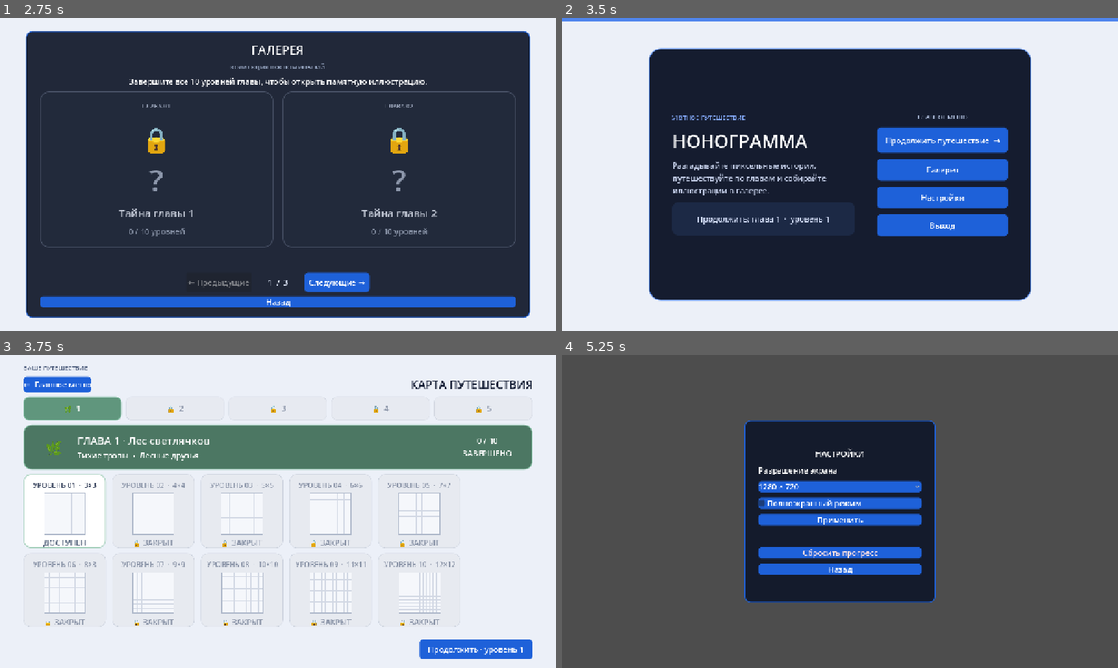
Above: before the commit, frames 1-4 (two rows, left to right).
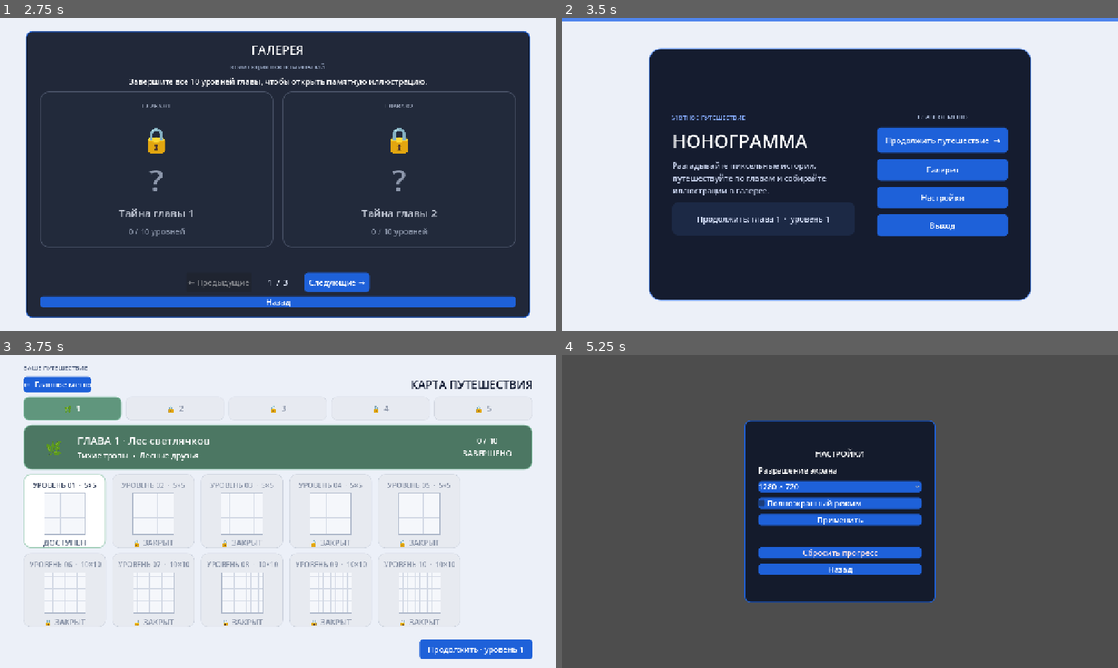
Above: after the commit, the same moments.

Repository: tunder-tunder/nonogramm
Game: Godot game, scene res://Main.tscn
Two runs of this game, one before a commit and one after it. Both use one fixed random seed, a clock stepped at 60 frames per second and the inputs below.
Inputs:
- Up to frame 1 (2.75 s): click "Галерея" at 0.5 s; click "Следующие →" at 1.25 s; click "← Предыдущие" at 2 s
- Up to frame 2 (3.5 s): click "Назад" at 2.75 s
- Up to frame 3 (3.75 s): click "Продолжить путешествие →" at 3.5 s
- Up to frame 4 (5.25 s): click "← Главное меню" at 4.25 s; click "Настройки" at 5 s

Frames 1-2 are identical in both runs. In frame 3, 2.1% of the frame differs, in the area x 5-82%, y 40-87%; in frame 4, nothing differs.

Commit message:
Fix clues, chapter banner, and grid grouping

Diff:
--- a/scenes/level.tscn
+++ b/scenes/level.tscn
@@ -12,6 +12,16 @@
 grow_vertical = 2
 theme = ExtResource("2_game_theme")
 script = ExtResource("1_level_view")
+
+[node name="Background" type="ColorRect" parent="."]
+layout_mode = 1
+anchors_preset = 15
+anchor_right = 1.0
+anchor_bottom = 1.0
+grow_horizontal = 2
+grow_vertical = 2
+mouse_filter = 2
+color = Color(1, 1, 1, 1)
 
 [node name="LevelLabel" type="Label" parent="."]
 layout_mode = 1
@@ -25,6 +35,7 @@
 grow_horizontal = 2
 text = "Уровень"
 horizontal_alignment = 1
+theme_override_colors/font_color = Color(0.149, 0.212, 0.302, 1)
 
 [node name="InfoBanner" type="Panel" parent="."]
 layout_mode = 1
@@ -128,10 +139,10 @@
 anchor_top = 0.5
 anchor_right = 0.5
 anchor_bottom = 0.5
-offset_left = -240.0
-offset_top = -130.0
-offset_right = 240.0
-offset_bottom = 130.0
+offset_left = -330.0
+offset_top = -150.0
+offset_right = 330.0
+offset_bottom = 150.0
 grow_horizontal = 2
 grow_vertical = 2
 visible = false
@@ -176,6 +187,10 @@
 [node name="NextLevelButton" type="Button" parent="VictoryBanner/VictoryActions"]
 layout_mode = 2
 text = "Следующий уровень"
+
+[node name="GalleryButton" type="Button" parent="VictoryBanner/VictoryActions"]
+layout_mode = 2
+text = "Открыть галерею"
 
 [node name="DebugLabel" type="Label" parent="."]
 layout_mode = 1
@@ -192,6 +207,7 @@
 grow_vertical = 0
 text = "[Nonogram Debug]"
 horizontal_alignment = 2
+theme_override_colors/font_color = Color(0.33, 0.38, 0.47, 1)
 
 [node name="CompanionLane" type="Panel" parent="."]
 layout_mode = 1
--- a/scripts/game_manager.gd
+++ b/scripts/game_manager.gd
@@ -72,6 +72,8 @@
 		level_scene.connect("level_select_pressed", load_level_select)
 	if level_scene.has_signal("next_level_pressed"):
 		level_scene.connect("next_level_pressed", _on_next_level_pressed)
+	if level_scene.has_signal("gallery_pressed"):
+		level_scene.connect("gallery_pressed", load_gallery_menu)
 
 func _on_level_completed(elapsed_seconds: float):
 	progress.mark_completed(active_level, elapsed_seconds)
--- a/scripts/level_catalog.gd
+++ b/scripts/level_catalog.gd
@@ -1,5 +1,8 @@
 extends RefCounted
 class_name LevelCatalog
+
+const LEVELS_PER_CHAPTER := 10
+const LEVEL_TEMPLATE_PATH := "res://levels/solutions/level_%02d.txt"
 
 const CHAPTERS := [
 	{"title": "Лес светлячков", "subtitle": "Тихие тропы", "icon": "🌿", "companion_names": "Лесные друзья", "companion_pat …(203 unchanged characters)…
@@ -12,41 +15,56 @@
 static func create_levels() -> Array[LevelData]:
 	var result: Array[LevelData] = []
 	for chapter in range(CHAPTERS.size()):
-		for level in range(10):
-			var global_index := chapter * 10 + level
+		for level in range(LEVELS_PER_CHAPTER):
+			var global_index := chapter * LEVELS_PER_CHAPTER + level
 			var data := LevelData.new()
 			data.chapter_index = chapter
 			data.level_index = level
 			data.level_name = "Глава %d · Уровень %d" % [chapter + 1, level + 1]
-			# Smooth campaign curve: 3×3 on the first puzzle, 50×50 on the last.
-			data.grid_size = roundi(3.0 + float(global_index) * 47.0 / 49.0)
+			data.grid_size = _get_grid_size(global_index)
 			data.preview_color = CHAPTERS[chapter].color
-			data.solution = _make_solution(data.grid_size, global_index)
+			data.solution = _load_solution(global_index, data.grid_size)
 			result.append(data)
 	return result
 
-static func _make_solution(size: int, global_index: int) -> Array:
-	var grid := []
-	var center := float(size - 1) / 2.0
-	var thickness := 0 if global_index < 12 else (1 if global_index < 35 else 2)
-	var pattern := global_index % 5
+static func _get_grid_size(global_index: int) -> int:
+	# Levels 1–5 are 5×5. Every following group of five grows by 5,
+	# so each chapter advances through two clearly defined grid sizes.
+	return 5 + ceili(float(maxi(global_index - 4, 0)) / 5.0) * 5
+
+static func _load_solution(global_index: int, size: int) -> Array:
+	var path := LEVEL_TEMPLATE_PATH % (global_index + 1)
+	if not FileAccess.file_exists(path):
+		push_error("Level solution template is missing: %s" % path)
+		return _empty_solution(size)
+
+	var template_text := FileAccess.get_file_as_string(path).trim_suffix("\n").trim_suffix("\r")
+	var lines := template_text.split("\n")
+	if lines.size() != size:
+		push_error("%s has %d rows, expected %d" % [path, lines.size(), size])
+		return _empty_solution(size)
+
+	var solution := []
+	for row_index in range(size):
+		var text := lines[row_index].trim_suffix("\r")
+		if text.length() != size:
+			push_error("%s row %d has %d cells, expected %d" % [path, row_index + 1, text.length(), size])
+			return _empty_solution(size)
+
+		var row := []
+		for cell in text:
+			if cell != "." and cell != "#":
+				push_error("%s contains '%s'; use only '.' and '#'" % [path, cell])
+				return _empty_solution(size)
+			row.append(1 if cell == "#" else 0)
+		solution.append(row)
+	return solution
+
+static func _empty_solution(size: int) -> Array:
+	var solution := []
 	for y in range(size):
 		var row := []
-		for x in range(size):
-			var filled := false
-			match pattern:
-				0: # X — two short runs at most, suitable for the introductory puzzle.
-					filled = abs(x - y) <= thickness or abs((x + y) - (size - 1)) <= thickness
-				1: # Plus.
-					filled = abs(float(x) - center) <= thickness or abs(float(y) - center) <= thickness
-				2: # Hollow frame with a growing inset.
-					var inset := maxi(1, floori(float(size) / 6.0))
-					filled = ((x == inset or x == size - inset - 1) and y >= inset and y < size - inset) or ((y == inset or y == size - inset - 1) and x >= inset and x < size - inset)
-				3: # Filled diamond keeps hints readable even on a 50×50 grid.
-					filled = abs(float(x) - center) + abs(float(y) - center) <= center * 0.72
-				4: # Two offset blocks introduce a second run later in the campaign.
-					var block := maxi(1, floori(float(size) / 4.0))
-					filled = (x >= 1 and x < 1 + block and y >= 1 and y < 1 + block) or (x >= size - block - 1 and x < size - 1 and y >= size - block - 1 and y < size - 1)
-			row.append(1 if filled else 0)
-		grid.append(row)
-	return grid
+		row.resize(size)
+		row.fill(0)
+		solution.append(row)
+	return solution
--- a/scripts/level_view.gd
+++ b/scripts/level_view.gd
@@ -4,6 +4,7 @@
 signal back_to_menu_pressed()
 signal next_level_pressed(current_level: LevelData)
 signal level_select_pressed()
+signal gallery_pressed()
 
 var level_data: LevelData
 var progress: SaveData
@@ -28,6 +29,7 @@
 @onready var victory_banner: Panel = $VictoryBanner
 @onready var victory_level_select_button: Button = $VictoryBanner/VictoryActions/LevelSelectButton
 @onready var victory_next_button: Button = $VictoryBanner/VictoryActions/NextLevelButton
+@onready var victory_gallery_button: Button = $VictoryBanner/VictoryActions/GalleryButton
 @onready var debug_label: Label = $DebugLabel
 @onready var companion_one: Control = $CompanionLane/CompanionOne
 @onready var companion_two: Control = $CompanionLane/CompanionTwo
@@ -41,14 +43,20 @@
 const COLOR_FILLED = Color(0.12, 0.38, 0.85)       # Синий для ЛКМ
 const COLOR_EMPTY = Color.WHITE                    # Белая нейтральная клетка
 const COLOR_CROSS = Color(0.12, 0.38, 0.85)        # Синий крестик для ПКМ
-const COLOR_GRID_BORDER = Color(0.12, 0.38, 0.85)
+const COLOR_GRID_BORDER = Color("dfe4eb")
+const COLOR_GRID_GROUP = Color("c9d0da")
+const COLOR_GRID_MAJOR_GROUP = Color("202733")
+const COLOR_HINT = Color("26364d")
+const COLOR_HINT_SOLVED = Color("8b96a6")
 
 func _ready():
 	back_button.connect("pressed", _on_back_pressed)
 	check_button.connect("pressed", _on_check_pressed)
 	victory_level_select_button.connect("pressed", _on_level_select_pressed)
 	victory_next_button.connect("pressed", _on_next_level_pressed)
+	victory_gallery_button.connect("pressed", _on_gallery_pressed)
 	victory_banner.visible = false
+	victory_gallery_button.visible = false
 	debug_label.visible = _debug_enabled
 	_log_debug("Level view ready")
 
@@ -124,7 +132,7 @@
 	cell_style_cache.clear()
 	row_hint_labels = []
 	col_hint_labels = []
-	var hint_size := 76
+	var hint_size := 112
 	var hint_font_size := clampi(cell_size - 1, 7, 16)
 
 	var corner = Control.new()
@@ -167,6 +175,7 @@
 			button.set_meta("cell_x", x)
 			button.set_meta("cell_y", y)
 			button.connect("gui_input", _on_cell_gui_input.bind(x, y))
+			_add_group_separators(button, x, y)
 			grid_container.add_child(button)
 			button_row.append(button)
 		cell_buttons.append(button_row)
@@ -180,9 +189,10 @@
 	label.text = text
 	label.horizontal_alignment = HORIZONTAL_ALIGNMENT_CENTER if column_hint else HORIZONTAL_ALIGNMENT_RIGHT
 	label.vertical_alignment = VERTICAL_ALIGNMENT_CENTER
-	label.custom_minimum_size = Vector2(cell_size if column_hint else 0, font_size + 1 if column_hint else cell_size)
-	label.clip_text = true
+	label.custom_minimum_size = Vector2(cell_size if column_hint else maxi(font_size + 6, 18), font_size + 1 if column_hint else cell_size)
+	label.clip_text = false
 	label.add_theme_font_size_override("font_size", font_size)
+	label.add_theme_color_override("font_color", COLOR_HINT)
 	return label
 
 func _calculate_row_hints() -> Array:
@@ -267,33 +277,62 @@
 	button.add_theme_color_override("font_pressed_color", COLOR_CROSS)
 	button.add_theme_font_size_override("font_size", clampi(cell_size - 1, 7, 18))
 	if player_grid[y][x] == 1:
-		_apply_cell_style(button, COLOR_FILLED, x, y)
+		_apply_cell_style(button, COLOR_FILLED)
 	elif player_grid[y][x] == 2:
-		_apply_cell_style(button, COLOR_EMPTY, x, y)
+		_apply_cell_style(button, COLOR_EMPTY)
 		button.text = "✕" if cell_size >= 12 else "·"
 	else:
-		_apply_cell_style(button, COLOR_EMPTY, x, y)
-
-func _apply_cell_style(button: Button, fill_color: Color, x: int, y: int):
-	var right_group := 2 if (x + 1) % 10 == 0 else (1 if (x + 1) % 5 == 0 else 0)
-	var bottom_group := 2 if (y + 1) % 10 == 0 else (1 if (y + 1) % 5 == 0 else 0)
-	var key := "%d:%d:%d" % [1 if fill_color == COLOR_FILLED else 0, right_group, bottom_group]
+		_apply_cell_style(button, COLOR_EMPTY)
+
+func _apply_cell_style(button: Button, fill_color: Color):
+	var key := 1 if fill_color == COLOR_FILLED else 0
 	if not cell_style_cache.has(key):
-		cell_style_cache[key] = _create_cell_style(fill_color, right_group, bottom_group)
+		cell_style_cache[key] = _create_cell_style(fill_color)
 	var style: StyleBoxFlat = cell_style_cache[key]
 	button.add_theme_stylebox_override("normal", style)
 	button.add_theme_stylebox_override("hover", style)
 	button.add_theme_stylebox_override("pressed", style)
 
-func _create_cell_style(fill_color: Color, right_group: int, bottom_group: int) -> StyleBoxFlat:
+func _create_cell_style(fill_color: Color) -> StyleBoxFlat:
 	var style := StyleBoxFlat.new()
 	style.bg_color = fill_color
-	style.border_color = Color("506078") if right_group == 2 or bottom_group == 2 else (Color("9aa6b8") if right_group == 1 or bottom_group == 1 else COLOR_GRID_BORDER)
-	style.border_width_left = 1
-	style.border_width_top = 1
-	style.border_width_right = 3 if right_group == 2 else (2 if right_group == 1 else 1)
-	style.border_width_bottom = 3 if bottom_group == 2 else (2 if bottom_group == 1 else 1)
+	style.border_color = COLOR_GRID_BORDER
+	style.set_border_width_all(1)
 	return style
+
+func _add_group_separators(button: Button, x: int, y: int) -> void:
+	var right_group := _get_group_strength(x + 1)
+	var bottom_group := _get_group_strength(y + 1)
+	if right_group > 0:
+		button.add_child(_create_separator(true, right_group))
+	if bottom_group > 0:
+		button.add_child(_create_separator(false, bottom_group))
+
+func _get_group_strength(edge: int) -> int:
+	if edge % 10 == 0:
+		return 2
+	if edge % 5 == 0:
+		# On 10×10 boards each 5×5 block is a major area. On larger
+		# boards 5×5 areas stay subtle and 10×10 areas are emphasized.
+		return 2 if level_data.grid_size <= 10 else 1
+	return 0
+
+func _create_separator(vertical: bool, strength: int) -> ColorRect:
+	var separator := ColorRect.new()
+	var thickness := 3 if strength == 2 else 2
+	separator.color = COLOR_GRID_MAJOR_GROUP if strength == 2 else COLOR_GRID_GROUP
+	separator.mouse_filter = Control.MOUSE_FILTER_IGNORE
+	if vertical:
+		separator.anchor_left = 1.0
+		separator.anchor_right = 1.0
+		separator.anchor_bottom = 1.0
+		separator.offset_left = -thickness
+	else:
+		separator.anchor_right = 1.0
+		separator.anchor_top = 1.0
+		separator.anchor_bottom = 1.0
+		separator.offset_top = -thickness
+	return separator
 
 func _update_hint_states(row: int, column: int) -> void:
 	_update_row_hint_states(row)
@@ -305,7 +344,7 @@
 		_update_column_hint_states(index)
 
 func _set_hint_solved(label: Label, solved: bool) -> void:
-	label.add_theme_color_override("font_color", Color("8893a6") if solved else Color.WHITE)
+	label.add_theme_color_override("font_color", COLOR_HINT_SOLVED if solved else COLOR_HINT)
 	label.modulate.a = 0.72 if solved else 1.0
 
 func _update_row_hint_states(row: int) -> void:
@@ -371,6 +410,12 @@
 		level_label.text = "Победа! Уровень пройден!"
 		victory_message.text = "🎉 Поздравляем! 🎉\nВы решили поле %d×%d за %s" % [level_data.grid_size, level_data.grid_size, SaveData.format_time(elapsed_seconds)]
 		level_completed.emit(elapsed_seconds)
+		var chapter_completed := level_data.level_index == LevelCatalog.LEVELS_PER_CHAPTER - 1
+		victory_gallery_button.visible = chapter_completed
+		if chapter_completed:
+			var chapter: Dictionary = LevelCatalog.CHAPTERS[level_data.chapter_index]
+			victory_message.text = "🏆 Глава пройдена! 🏆\nОткрыта иллюстрация «%s».\nПосмотрите её в галерее." % chapter.reward
+			victory_next_button.text = "Следующая глава" if level_data.chapter_index < LevelCatalog.CHAPTERS.size() - 1 else "Выбор уровней"
 		check_button.disabled = true
 		victory_banner.visible = true
 		_log_debug("Level completed: %s" % level_data.level_name)
@@ -387,6 +432,9 @@
 
 func _on_next_level_pressed():
 	next_level_pressed.emit(level_data)
+
+func _on_gallery_pressed():
+	gallery_pressed.emit()
 
 func _validate_level_data():
 	if not level_data:
Not shown, added: levels/solutions/level_01.txt
Not shown, added: levels/solutions/level_02.txt
Not shown, added: levels/solutions/level_03.txt
Not shown, added: levels/solutions/level_04.txt
Not shown, added: levels/solutions/level_05.txt
Not shown, added: levels/solutions/level_06.txt
Not shown, added: levels/solutions/level_07.txt
Not shown, added: levels/solutions/level_08.txt
Not shown, added: levels/solutions/level_09.txt
Not shown, added: levels/solutions/level_10.txt
Not shown, added: levels/solutions/level_11.txt
Not shown, added: levels/solutions/level_12.txt
(and 39 more such lines)
